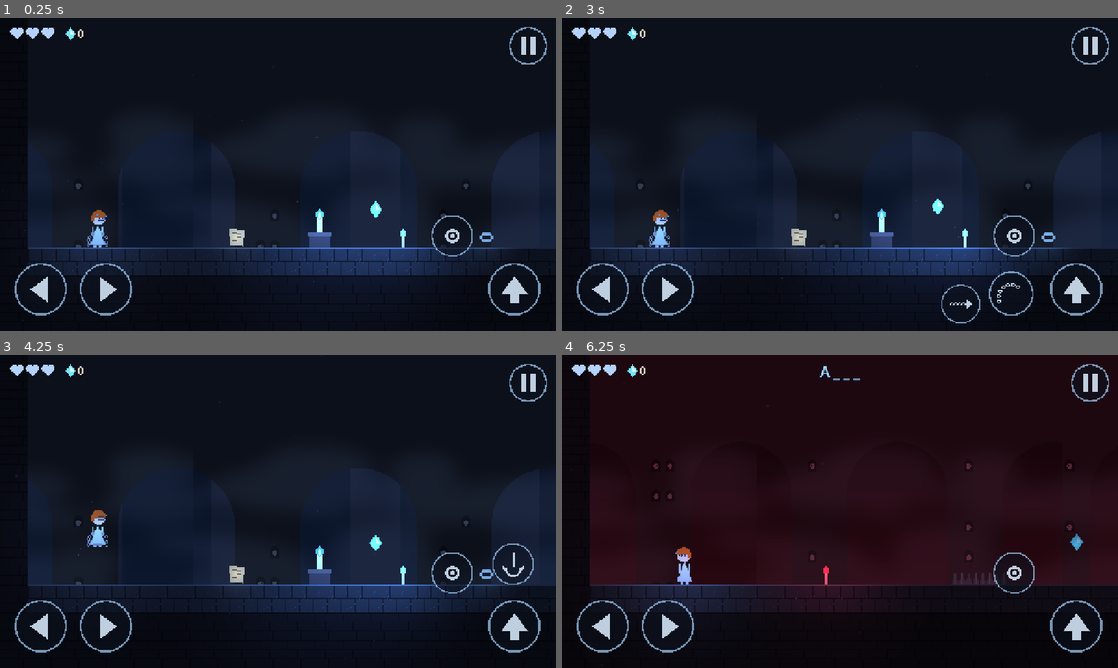
Above: before the commit, frames 1-4 (two rows, left to right).
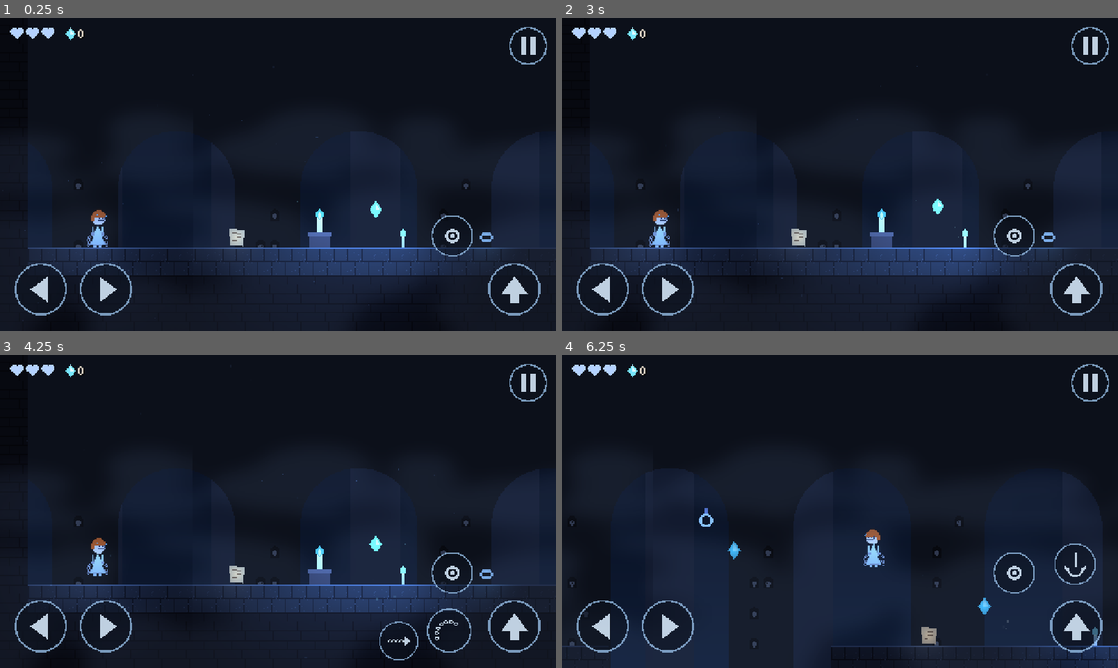
Above: after the commit, the same moments.

Repository: bessaract-dev/Kira
Game: Godot game, scene res://tests/smoke_test.tscn
Same seed, same stepped clock (60 frames per second), same inputs: the game is played once before the commit and once after it. This scene is started directly instead of the project's main scene.
Inputs:
- Up to frame 1 (0.25 s): no input
- Up to frame 2 (3 s): tap Enter at 0.5 s; hold E (interact) 0.53-1.28 s; hold D (move_right) 0.53-2.03 s; tap L (hook) at 0.6 s; tap Space (jump) at 0.77, 1.07, 1.52, 1.82, 2.85 s; tap E (interact) at 1.35 s; tap K (throw) at 1.55, 2.1 s; hold A (move_left) 2.03-2.78 s; hold Space (jump) 2.03-2.78 s; hold D (move_right) from 2.78 s (still down)
- Up to frame 3 (4.25 s): keep holding D (move_right); tap Space (jump) at 3.02, 3.32, 3.77, 4.07 s; tap L (hook) at 3.05 s; hold E (interact) from 3.53 s (still down); tap J (attack) at 3.6 s
- Up to frame 4 (6.25 s): release D (move_right) at 4.28 s; release E (interact) at 4.28 s; hold A (move_left) 4.28-5.03 s; tap L (hook) at 4.35, 6.05 s; tap Space (jump) at 4.52, 4.82, 5.3, 6.02 s; tap K (throw) at 4.55, 5.85 s; hold D (move_right) 5.03-5.78 s; hold E (interact) 5.03-5.78 s; hold A (move_left) from 5.78 s (still down)

The runs differ from the first frame. In frame 2, 0.3% of the frame differs, in the area x 68-85%, y 80-98%; in frame 3, 1.6%; in frame 4, 46%, in the area x 0-100%, y 3-100%.

Commit message:
Параллакс из данных, покадровая анимация Киры и звуки
Слои фона задаются в JSON уровня (theme.parallax), туман поверх уровня.
Если есть assets/characters/kira/kira_frames.tres, Кира анимируется по кадрам.
Автозагрузка Sound проигрывает звуки из data/sounds.json, отсутствующие файлы молча пропускает.

Co-Authored-By: Claude Opus 5.5 (1M context) <noreply@anthropic.com>
Claude-Session: https://claude.ai/code/session_017u7EKni8pJsWhtS5LsJuL2

Diff:
--- a/data/levels/level_01.json
+++ b/data/levels/level_01.json
@@ -2,8 +2,24 @@
   "name": "Склеп",
   "theme": {
     "tile": "crypt",
-    "background": "crypt",
-    "darkness": "#46506e"
+    "darkness": "#46506e",
+    "parallax": [
+      {
+        "image": "res://assets/textures/backgrounds/crypt_back.png",
+        "factor": 0.03,
+        "color": "#ccd9ff"
+      },
+      {
+        "image": "res://assets/textures/backgrounds/crypt_far.png",
+        "factor": 0.15,
+        "color": "#ccd9ff"
+      },
+      {
+        "image": "res://assets/textures/backgrounds/crypt_near.png",
+        "factor": 0.35,
+        "color": "#ffffff"
+      }
+    ]
   },
   "music": "",
   "map": [
--- a/data/levels/level_02.json
+++ b/data/levels/level_02.json
@@ -2,8 +2,24 @@
   "name": "Катакомбы",
   "theme": {
     "tile": "catacombs",
-    "background": "catacombs",
-    "darkness": "#4a4468"
+    "darkness": "#4a4468",
+    "parallax": [
+      {
+        "image": "res://assets/textures/backgrounds/catacombs_back.png",
+        "factor": 0.03,
+        "color": "#d9d9ff"
+      },
+      {
+        "image": "res://assets/textures/backgrounds/catacombs_far.png",
+        "factor": 0.2,
+        "color": "#e6d9ff"
+      },
+      {
+        "image": "res://assets/textures/backgrounds/crypt_near.png",
+        "factor": 0.4,
+        "color": "#d9bfff"
+      }
+    ]
   },
   "music": "",
   "map": [
--- a/data/levels/level_03.json
+++ b/data/levels/level_03.json
@@ -2,8 +2,20 @@
   "name": "Глубины",
   "theme": {
     "tile": "crypt",
-    "background": "depths",
-    "darkness": "#5a3a4e"
+    "darkness": "#5a3a4e",
+    "fog_color": "#ffa0b4b3",
+    "parallax": [
+      {
+        "image": "res://assets/textures/backgrounds/depths_back.png",
+        "factor": 0.03,
+        "color": "#ffe6f2"
+      },
+      {
+        "image": "res://assets/textures/backgrounds/depths_far.png",
+        "factor": 0.2,
+        "color": "#ffd9e6"
+      }
+    ]
   },
   "music": "",
   "map": [
--- /dev/null
+++ b/data/sounds.json
@@ -0,0 +1,20 @@
+{
+  "_comment": "Событие игры -> звуковой файл (OGG или WAV). Если файла нет, игра просто молчит. volume_db: громкость, 0 = как есть, -6 = вдвое тише.",
+  "jump": {"file": "res://assets/audio/sfx/jump.ogg", "volume_db": -4},
+  "land": {"file": "res://assets/audio/sfx/land.ogg", "volume_db": -8},
+  "whip": {"file": "res://assets/audio/sfx/whip.ogg"},
+  "throw": {"file": "res://assets/audio/sfx/throw.ogg"},
+  "hook": {"file": "res://assets/audio/sfx/hook.ogg"},
+  "wall_jump": {"file": "res://assets/audio/sfx/wall_jump.ogg", "volume_db": -4},
+  "hurt": {"file": "res://assets/audio/sfx/hurt.ogg"},
+  "death": {"file": "res://assets/audio/sfx/death.ogg"},
+  "enemy_hit": {"file": "res://assets/audio/sfx/enemy_hit.ogg"},
+  "enemy_die": {"file": "res://assets/audio/sfx/enemy_die.ogg"},
+  "shard": {"file": "res://assets/audio/sfx/shard.ogg", "volume_db": -6},
+  "item": {"file": "res://assets/audio/sfx/item.ogg"},
+  "chain_break": {"file": "res://assets/audio/sfx/chain_break.ogg"},
+  "note": {"file": "res://assets/audio/sfx/note.ogg", "volume_db": -6},
+  "shrine": {"file": "res://assets/audio/sfx/shrine.ogg"},
+  "upgrade": {"file": "res://assets/audio/sfx/upgrade.ogg"},
+  "ui_click": {"file": "res://assets/audio/sfx/ui_click.ogg", "volume_db": -8}
+}
--- a/project.godot
+++ b/project.godot
@@ -15,6 +15,7 @@
 
 GameState="*res://scripts/autoload/game_state.gd"
 SceneLoader="*res://scripts/autoload/scene_loader.gd"
+Sound="*res://scripts/autoload/sound.gd"
 
 [display]
 
--- a/scenes/backgrounds/catacombs.tscn
+++ /dev/null
@@ -1,50 +0,0 @@
-[gd_scene load_steps=6 format=3]
-
-[ext_resource type="Script" path="res://scripts/level/parallax_background.gd" id="1_script"]
-[ext_resource type="Texture2D" path="res://assets/textures/backgrounds/catacombs_back.png" id="2_catacombs_back"]
-[ext_resource type="Texture2D" path="res://assets/textures/backgrounds/catacombs_far.png" id="3_catacombs_far"]
-[ext_resource type="Texture2D" path="res://assets/textures/backgrounds/crypt_near.png" id="4_crypt_near"]
-[ext_resource type="Texture2D" path="res://assets/textures/backgrounds/fog.png" id="5_fog"]
-
-[node name="CatacombsBackground" type="Node"]
-
-[node name="Back" type="CanvasLayer" parent="."]
-layer = -10
-script = ExtResource("1_script")
-
-[node name="back" type="Sprite2D" parent="Back"]
-modulate = Color(0.85, 0.85, 1, 1)
-texture = ExtResource("2_catacombs_back")
-centered = false
-region_enabled = true
-region_rect = Rect2(0, 0, 1280, 720)
-metadata/factor = 0.03
-
-[node name="far" type="Sprite2D" parent="Back"]
-modulate = Color(0.9, 0.85, 1, 1)
-texture = ExtResource("3_catacombs_far")
-centered = false
-region_enabled = true
-region_rect = Rect2(0, 0, 1280, 720)
-metadata/factor = 0.2
-
-[node name="near" type="Sprite2D" parent="Back"]
-modulate = Color(0.85, 0.75, 1, 1)
-texture = ExtResource("4_crypt_near")
-centered = false
-region_enabled = true
-region_rect = Rect2(0, 0, 1280, 720)
-metadata/factor = 0.4
-
-[node name="Fog" type="CanvasLayer" parent="."]
-layer = 1
-script = ExtResource("1_script")
-
-[node name="Fog" type="Sprite2D" parent="Fog"]
-modulate = Color(0.75, 0.85, 1, 0.8)
-texture = ExtResource("5_fog")
-centered = false
-region_enabled = true
-region_rect = Rect2(0, 0, 1280, 720)
-metadata/factor = 1.3
-metadata/drift = 12.0
--- a/scenes/backgrounds/crypt.tscn
+++ /dev/null
@@ -1,50 +0,0 @@
-[gd_scene load_steps=6 format=3]
-
-[ext_resource type="Script" path="res://scripts/level/parallax_background.gd" id="1_script"]
-[ext_resource type="Texture2D" path="res://assets/textures/backgrounds/crypt_back.png" id="2_crypt_back"]
-[ext_resource type="Texture2D" path="res://assets/textures/backgrounds/crypt_far.png" id="3_crypt_far"]
-[ext_resource type="Texture2D" path="res://assets/textures/backgrounds/crypt_near.png" id="4_crypt_near"]
-[ext_resource type="Texture2D" path="res://assets/textures/backgrounds/fog.png" id="5_fog"]
-
-[node name="CryptBackground" type="Node"]
-
-[node name="Back" type="CanvasLayer" parent="."]
-layer = -10
-script = ExtResource("1_script")
-
-[node name="back" type="Sprite2D" parent="Back"]
-modulate = Color(0.8, 0.85, 1, 1)
-texture = ExtResource("2_crypt_back")
-centered = false
-region_enabled = true
-region_rect = Rect2(0, 0, 1280, 720)
-metadata/factor = 0.03
-
-[node name="far" type="Sprite2D" parent="Back"]
-modulate = Color(0.8, 0.85, 1, 1)
-texture = ExtResource("3_crypt_far")
-centered = false
-region_enabled = true
-region_rect = Rect2(0, 0, 1280, 720)
-metadata/factor = 0.15
-
-[node name="near" type="Sprite2D" parent="Back"]
-modulate = Color(1, 1, 1, 1)
-texture = ExtResource("4_crypt_near")
-centered = false
-region_enabled = true
-region_rect = Rect2(0, 0, 1280, 720)
-metadata/factor = 0.35
-
-[node name="Fog" type="CanvasLayer" parent="."]
-layer = 1
-script = ExtResource("1_script")
-
-[node name="Fog" type="Sprite2D" parent="Fog"]
-modulate = Color(0.75, 0.85, 1, 0.8)
-texture = ExtResource("5_fog")
-centered = false
-region_enabled = true
-region_rect = Rect2(0, 0, 1280, 720)
-metadata/factor = 1.3
-metadata/drift = 12.0
--- a/scenes/backgrounds/depths.tscn
+++ /dev/null
@@ -1,41 +0,0 @@
-[gd_scene load_steps=5 format=3]
-
-[ext_resource type="Script" path="res://scripts/level/parallax_background.gd" id="1_script"]
-[ext_resource type="Texture2D" path="res://assets/textures/backgrounds/depths_back.png" id="2_depths_back"]
-[ext_resource type="Texture2D" path="res://assets/textures/backgrounds/depths_far.png" id="3_depths_far"]
-[ext_resource type="Texture2D" path="res://assets/textures/backgrounds/fog.png" id="4_fog"]
-
-[node name="DepthsBackground" type="Node"]
-
-[node name="Back" type="CanvasLayer" parent="."]
-layer = -10
-script = ExtResource("1_script")
-
-[node name="back" type="Sprite2D" parent="Back"]
-modulate = Color(1, 0.9, 0.95, 1)
-texture = ExtResource("2_depths_back")
-centered = false
-region_enabled = true
-region_rect = Rect2(0, 0, 1280, 720)
-metadata/factor = 0.03
-
-[node name="far" type="Sprite2D" parent="Back"]
-modulate = Color(1, 0.85, 0.9, 1)
-texture = ExtResource("3_depths_far")
-centered = false
-region_enabled = true
-region_rect = Rect2(0, 0, 1280, 720)
-metadata/factor = 0.2
-
-[node name="Fog" type="CanvasLayer" parent="."]
-layer = 1
-script = ExtResource("1_script")
-
-[node name="Fog" type="Sprite2D" parent="Fog"]
-modulate = Color(1, 0.6, 0.7, 0.7)
-texture = ExtResource("4_fog")
-centered = false
-region_enabled = true
-region_rect = Rect2(0, 0, 1280, 720)
-metadata/factor = 1.3
-metadata/drift = 12.0
--- /dev/null
+++ b/scripts/autoload/sound.gd
@@ -0,0 +1,60 @@
+extends Node
+## Звуки и музыка (автозагрузка Sound).
+## Sound.play("jump") проигрывает звук, указанный в data/sounds.json.
+## Нет файла: тишина и никаких ошибок, поэтому звуки можно добавлять по одному.
+## Музыка уровня берётся из поля "music" в JSON уровня.
+
+const VOICES := 8
+
+var _db: Dictionary = {}
+var _cache: Dictionary = {}
+var _players: Array[AudioStreamPlayer] = []
+var _next := 0
+var _music: AudioStreamPlayer
+
+
+func _ready() -> void:
+	process_mode = Node.PROCESS_MODE_ALWAYS
+	_db = GameState.load_json("res://data/sounds.json")
+	_db.erase("_comment")
+	for i in VOICES:
+		var player := AudioStreamPlayer.new()
+		add_child(player)
+		_players.append(player)
+	_music = AudioStreamPlayer.new()
+	_music.volume_db = -10.0
+	add_child(_music)
+
+
+func play(event: String, pitch_jitter := 0.08) -> void:
+	var stream := _get_stream(event)
+	if stream == null:
+		return
+	var player := _players[_next]
+	_next = (_next + 1) % VOICES
+	player.stream = stream
+	player.volume_db = _db[event].get("volume_db", 0.0)
+	player.pitch_scale = 1.0 + randf_range(-pitch_jitter, pitch_jitter)
+	player.play()
+
+
+func play_music(path: String) -> void:
+	if path == "" or not ResourceLoader.exists(path):
+		_music.stop()
+		return
+	var stream: AudioStream = load(path)
+	if _music.stream == stream and _music.playing:
+		return
+	if "loop" in stream:
+		stream.loop = true
+	_music.stream = stream
+	_music.play()
+
+
+func _get_stream(event: String) -> AudioStream:
+	if _cache.has(event):
+		return _cache[event]
+	var path: String = _db.get(event, {}).get("file", "")
+	var stream: AudioStream = load(path) if path != "" and ResourceLoader.exists(path) else null
+	_cache[event] = stream
+	return stream
--- a/scripts/entities/enemy.gd
+++ b/scripts/entities/enemy.gd
@@ -73,6 +73,7 @@
 	_stun = 0.15 if heavy else 0.3
 	var push := 60.0 if heavy else 220.0
 	velocity = Vector2(signf(global_position.x - from.x) * push, -80.0 if heavy else -150.0)
+	Sound.play("enemy_hit")
 	_sprite.modulate = Color(3, 3, 3)
 	create_tween().tween_property(_sprite, "modulate", Color.WHITE, 0.2)
 	if _hp <= 0:
@@ -81,6 +82,7 @@
 
 func _die() -> void:
 	GameState.add_shards(shard_reward)
+	Sound.play("enemy_die")
 	set_physics_process(false)
 	$CollisionShape2D.set_deferred("disabled", true)
 	_hitbox.set_deferred("monitoring", false)
--- a/scripts/entities/item.gd
+++ b/scripts/entities/item.gd
@@ -23,5 +23,6 @@
 func interact(_player: Player) -> void:
 	GameState.add_item(item_id)
 	var item := GameState.get_item(item_id)
+	Sound.play("chain_break" if item.has("removes") or item.get("glyph", "") == "А" else "item")
 	GameState.show_message(item.get("description", item.get("name", item_id)))
 	consume()
--- a/scripts/entities/memory_shard.gd
+++ b/scripts/entities/memory_shard.gd
@@ -20,6 +20,7 @@
 	if not body is Player:
 		return
 	GameState.add_shards(1)
+	Sound.play("shard")
 	if persist_key != "":
 		GameState.mark_picked(persist_key)
 	set_deferred("monitoring", false)
--- a/scripts/entities/note.gd
+++ b/scripts/entities/note.gd
@@ -11,5 +11,6 @@
 
 
 func interact(_player: Player) -> void:
+	Sound.play("note")
 	GameState.collect_note(note_id)
 	consume()
--- a/scripts/entities/shrine.gd
+++ b/scripts/entities/shrine.gd
@@ -8,6 +8,7 @@
 
 
 func interact(_player: Player) -> void:
+	Sound.play("shrine")
 	GameState.checkpoint = global_position
 	GameState.heal_full()
 	get_tree().call_group("hud", "open_upgrades")
--- a/scripts/level/level.gd
+++ b/scripts/level/level.gd
@@ -41,11 +41,8 @@
 const CENTERED := ["hook"]
 ## Эти объекты исчезают навсегда, когда их подобрали.
 const PERSISTENT := ["note", "item", "shard", "trigger"]
-const BACKGROUNDS := {
-	"crypt": preload("res://scenes/backgrounds/crypt.tscn"),
-	"catacombs": preload("res://scenes/backgrounds/catacombs.tscn"),
-	"depths": preload("res://scenes/backgrounds/depths.tscn"),
-}
+const PARALLAX_SCRIPT := preload("res://scripts/level/parallax_background.gd")
+const FOG_TEXTURE := preload("res://assets/textures/backgrounds/fog.png")
 
 ## Если пусто, берётся GameState.current_level.
 @export var level_id := ""
@@ -69,17 +66,14 @@
 	var data := GameState.get_level_data()
 	_build(data)
 	_spawn_player()
+	Sound.play_music(data.get("music", ""))
 
 
 func _build(data: Dictionary) -> void:
 	var theme: Dictionary = data.get("theme", {})
 	var solid: Vector2i = SOLID_TILES.get(theme.get("tile", "crypt"), SOLID_TILES["crypt"])
 	_darkness.color = Color(theme.get("darkness", "#ffffff"))
-	var background: PackedScene = BACKGROUNDS.get(theme.get("background", ""))
-	if background:
-		var bg := background.instantiate()
-		add_child(bg)
-		move_child(bg, 0)
+	_build_parallax(theme)
 
 	var rows: Array = data.get("map", [])
 	var legend: Dictionary = data.get("entities", {})
@@ -108,6 +102,42 @@
 					else:
 						push_warning("Неизвестный символ '%s' в клетке %s" % [symbol, cell])
 	_size.y = rows.size()
+
+
+## Многослойный фон из JSON уровня:
+## "parallax": [{"image": "res://...png", "factor": 0.1, "color": "#ffffff", "drift": 0}, ...]
+## Слои перечисляются от дальнего к ближнему. "front": true кладёт слой поверх уровня
+## (например, туман или свисающие цепи). "fog": false убирает стандартный туман,
+## "fog_color" меняет его цвет.
+func _build_parallax(theme: Dictionary) -> void:
+	var back := CanvasLayer.new()
+	back.name = "ParallaxBack"
+	back.set_script(PARALLAX_SCRIPT)
+	var front := CanvasLayer.new()
+	front.name = "ParallaxFront"
+	front.set_script(PARALLAX_SCRIPT)
+	var layers: Array = theme.get("parallax", [])
+	if theme.get("fog", true):
+		layers = layers + [{"texture": FOG_TEXTURE, "factor": 1.3, "drift": 12.0, "color": theme.get("fog_color", "#bfd9ffcc"), "front": true}]
+	for info: Dictionary in layers:
+		var texture: Texture2D = info.get("texture")
+		if texture == null:
+			var path: String = info.get("image", "")
+			if not ResourceLoader.exists(path):
+				push_warning("Нет картинки для слоя фона: " + path)
+				continue
+			texture = load(path)
+		var sprite := Sprite2D.new()
+		sprite.texture = texture
+		sprite.modulate = Color(info.get("color", "#ffffff"))
+		sprite.set_meta("factor", info.get("factor", 0.5))
+		sprite.set_meta("drift", info.get("drift", 0.0))
+		(front if info.get("front", false) else back).add_child(sprite)
+	add_child(back)
+	move_child(back, 0)
+	add_child(front)
+	back.layer = -10
+	front.layer = 1
 
 
 func _spawn_entity(info: Dictionary, pos: Vector2, cell: Vector2i) -> void:
--- a/scripts/level/parallax_background.gd
+++ b/scripts/level/parallax_background.gd
@@ -8,7 +8,6 @@
 
 
 func _ready() -> void:
-	layer = -10
 	for sprite: Sprite2D in get_children():
 		sprite.centered = false
 		sprite.region_enabled = true
--- a/scripts/player/player.gd
+++ b/scripts/player/player.gd
@@ -23,6 +23,11 @@
 ## Сколько секунд после крюка Кира летит по инерции быстрее обычного бега.
 const HOOK_MOMENTUM_TIME := 0.4
 const BOLT_SCENE := preload("res://scenes/player/chain_bolt.tscn")
+## Покадровая анимация Киры. Если файла нет, рисуется временная картинка.
+## Имена анимаций: idle, run, jump, fall, whip, throw, hook, wall_slide, hurt, death.
+## Вариант без цепей можно добавить с окончанием _free (например run_free).
+const FRAMES_PATH := "res://assets/characters/kira/kira_frames.tres"
+const ACTION_ANIM_TIME := 0.25
 
 ## Ниже этой высоты Кира считается упавшей в пропасть.
 var kill_y := 100000.0
@@ -44,6 +49,9 @@
 var _hook_target: Node2D = null
 var _hook_time := 0.0
 var _dead := false
+var _anim: AnimatedSprite2D = null
+var _hurt_timer := 0.0
+var _throw_anim_timer := 0.0
 
 @onready var _sprite: Sprite2D = $Sprite
 @onready var _chains: Sprite2D = $Sprite/Chains
@@ -60,6 +68,8 @@
 	_hook_line.visible = false
 	GameState.abilities_changed.connect(_on_abilities_changed)
 	_on_abilities_changed()
+	if ResourceLoader.exists(FRAMES_PATH):
+		_setup_animation(load(FRAMES_PATH))
 
 
 func _physics_process(delta: float) -> void:
@@ -84,7 +94,11 @@
 		_process_hook(delta)
 	else:
 		_process_walk(direction, delta)
+	var was_on_floor := is_on_floor()
+	var fall_speed := velocity.y
 	move_and_slide()
+	if is_on_floor() and not was_on_floor and fall_speed > 300.0:
+		Sound.play("land")
 	_update_visuals(delta)
 	_update_focus()
 	if global_position.y > kill_y:
@@ -100,6 +114,8 @@
 	_wall_lock -= delta
 	_momentum -= delta
 	_wall_timer -= delta
+	_hurt_timer -= delta
+	_throw_anim_timer -= delta
 	if _whip_timer > 0.0:
 		_whip_timer -= delta
 		if _whip_timer <= 0.0:
@@ -135,6 +151,7 @@
 			_coyote = 0.0
 			_jump_buffer = 0.0
 			_jumping = true
+			Sound.play("jump")
 		elif _wall_timer > 0.0:
 			var away := _wall_normal
 			_wall_timer = 0.0
@@ -144,6 +161,7 @@
 			_jump_buffer = 0.0
 			_jumping = true
 			_sprite.scale = Vector2(0.8, 1.2)
+			Sound.play("wall_jump")
 	# Отпустила кнопку раньше: прыжок ниже.
 	if _jumping and velocity.y < 0.0 and not Input.is_action_pressed("jump"):
 		velocity.y *= 0.5
@@ -165,6 +183,7 @@
 	_whip_timer = WHIP_TIME
 	_whip_area.monitoring = true
 	_whip_line.visible = true
+	Sound.play("whip")
 	# Ждём кадр физики, чтобы область успела найти врагов.
 	await get_tree().physics_frame
 	await get_tree().physics_frame
@@ -180,6 +199,8 @@
 	if not GameState.has_ability("throw") or _throw_cooldown > 0.0:
 		return
 	_throw_cooldown = THROW_COOLDOWN
+	_throw_anim_timer = ACTION_ANIM_TIME
+	Sound.play("throw")
 	var bolt := BOLT_SCENE.instantiate()
 	bolt.global_position = global_position + Vector2(10.0 * _facing, -24.0)
 	bolt.direction = _facing
@@ -198,6 +219,7 @@
 	_hook_target = target
 	_hook_time = 0.0
 	_hook_line.visible = true
+	Sound.play("hook")
 
 
 func _find_hook_point() -> Node2D:
@@ -245,10 +267,62 @@
 	_sprite.flip_h = _facing < 0.0
 	_whip_area.scale.x = _facing
 	_sprite.scale = _sprite.scale.lerp(Vector2.ONE, 10.0 * delta)
-	_sprite.modulate.a = 0.4 if _invulnerable > 0.0 and int(_invulnerable * 20.0) % 2 == 0 else 1.0
+	var blink := 0.4 if _invulnerable > 0.0 and int(_invulnerable * 20.0) % 2 == 0 else 1.0
+	_sprite.modulate.a = blink
+	if _anim:
+		_anim.flip_h = _facing < 0.0
+		_anim.modulate.a = blink
+		_play(_pick_animation())
 	_glow.energy = 0.9 + sin(Time.get_ticks_msec() * 0.003) * 0.1
 	if _hook_target != null:
 		_hook_line.points = [Vector2(0, -24), to_local(_hook_target.global_position)]
+
+
+# --- Покадровая анимация ---
+
+func _setup_animation(frames: SpriteFrames) -> void:
+	var names := frames.get_animation_names()
+	if names.is_empty():
+		return
+	_anim = AnimatedSprite2D.new()
+	_anim.name = "Animated"
+	_anim.sprite_frames = frames
+	var height := float(frames.get_frame_texture(names[0], 0).get_height())
+	# Рост Киры в игре в пикселях мира; можно задать в метаданных SpriteFrames (height_px).
+	var target: float = frames.get_meta("height_px", 48.0)
+	_anim.scale = Vector2.ONE * (target / height)
+	_anim.offset.y = -height / 2.0
+	add_child(_anim)
+	move_child(_anim, _sprite.get_index())
+	_sprite.visible = false
+
+
+func _pick_animation() -> String:
+	if _dead:
+		return "death"
+	if _hurt_timer > 0.0:
+		return "hurt"
+	if _hook_target != null:
+		return "hook"
+	if _whip_timer > 0.0:
+		return "whip"
+	if _throw_anim_timer > 0.0:
+		return "throw"
+	if not is_on_floor():
+		if is_on_wall_only() and velocity.y > 0.0:
+			return "wall_slide"
+		return "jump" if velocity.y < 0.0 else "fall"
+	return "run" if absf(velocity.x) > 10.0 else "idle"
+
+
+func _play(animation: String) -> void:
+	var frames := _anim.sprite_frames
+	if GameState.has_ability("free") and frames.has_animation(animation + "_free"):
+		animation += "_free"
+	if not frames.has_animation(animation):
+		animation = "idle" if frames.has_animation("idle") else frames.get_animation_names()[0]
+	if _anim.animation != animation or not _anim.is_playing():
+		_anim.play(animation)
 
 
 func _on_abilities_changed() -> void:
@@ -298,6 +372,8 @@
 	_hook_target = null
 	_hook_line.visible = false
 	velocity = Vector2(push * 260.0, -280.0)
+	_hurt_timer = ACTION_ANIM_TIME
+	Sound.play("hurt")
 	if GameState.hp <= 0:
 		die()
 
@@ -308,6 +384,7 @@
 	_dead = true
 	input_enabled = false
 	_hook_line.visible = false
+	Sound.play("death")
 	var tween := create_tween()
-	tween.tween_property(_sprite, "modulate:a", 0.0, 0.5)
+	tween.tween_property(_anim if _anim else _sprite, "modulate:a", 0.0, 0.8)
 	died.emit()
--- a/scripts/ui/hud.gd
+++ b/scripts/ui/hud.gd
@@ -186,6 +186,7 @@
 
 func _on_buy_pressed(id: String) -> void:
 	if GameState.buy_upgrade(id):
+		Sound.play("upgrade")
 		show_message("Новая сила: " + GameState.upgrades_db[id].get("name", id))
 		_fill_upgrades()
 
--- a/tests/smoke_test.gd
+++ b/tests/smoke_test.gd
@@ -10,6 +10,7 @@
 	_test_chains()
 	for level_id in GameState.LEVELS:
 		await _test_level(level_id)
+	await _test_animation()
 	await _test_attacks()
 	await _test_hook()
 	await _test_wall_jump()
@@ -82,6 +83,33 @@
 	await _frames(10)
 	Input.action_release("jump")
 	_check(player.global_position.y < start.y - 30, "прыжок")
+	level.queue_free()
+	await get_tree().process_frame
+
+
+func _test_animation() -> void:
+	print("покадровая анимация")
+	GameState.new_game()
+	var level := await _load_level("level_01")
+	var player: Player = level.player
+	var frames := SpriteFrames.new()
+	var image := Image.create(64, 96, false, Image.FORMAT_RGBA8)
+	frames.add_frame("default", ImageTexture.create_from_image(image))
+	frames.rename_animation("default", "idle")
+	frames.add_animation("run")
+	frames.add_frame("run", ImageTexture.create_from_image(image))
+	player._setup_animation(frames)
+	await _frames(2)
+	var anim: AnimatedSprite2D = player.get_node("Animated")
+	_check(anim.animation == "idle" and is_equal_approx(anim.scale.x, 0.5), "анимация покоя, рост 48 px")
+	Input.action_press("move_right")
+	await _frames(10)
+	Input.action_release("move_right")
+	_check(anim.animation == "run", "анимация бега")
+	Input.action_press("jump")
+	await _frames(5)
+	Input.action_release("jump")
+	_check(anim.animation == "idle", "нет анимации прыжка: показывается покой")
 	level.queue_free()
 	await get_tree().process_frame
 
Not shown, added: scripts/autoload/sound.gd.uid
Not shown, added: assets/audio/music/.gitkeep
Not shown, added: assets/audio/sfx/.gitkeep
Not shown, changed: docs/GDD.md
